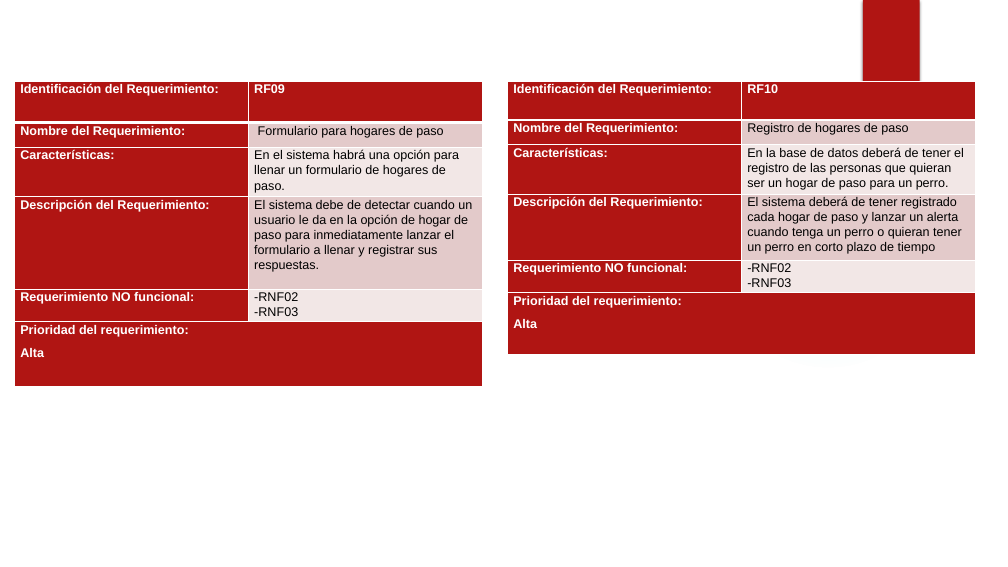
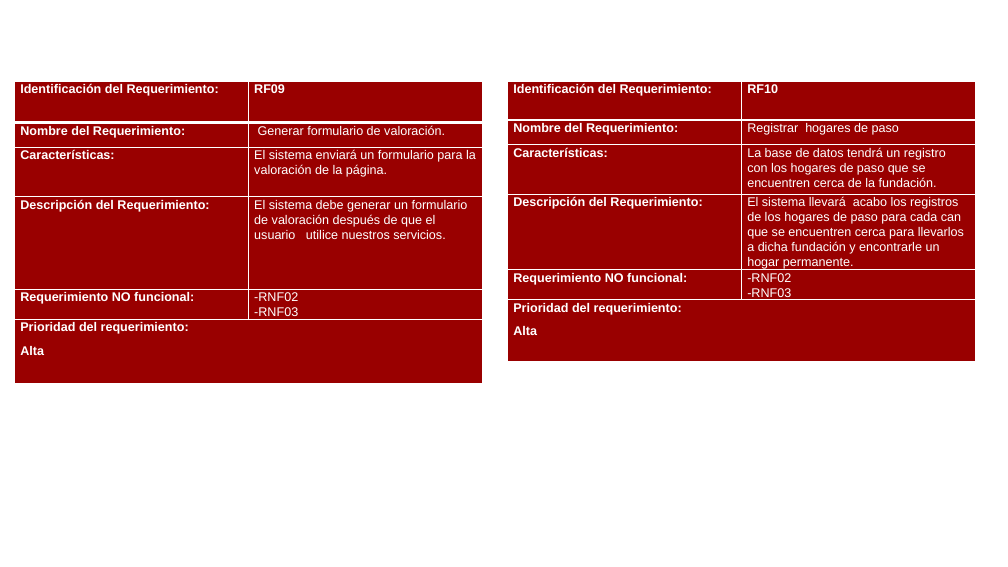
Before and after one commit to ValentinaB13/Proyecto, a slide deck: slide 22 of Guard Dogs Proyecto.pptx (slide 16 before the commit). Drawn at 1008x567 pixels with LibreOffice and Linux fonts; fonts in the diff are those of the drawing; background and template pictures are left out. Boxes give left, top, right and bottom in pixels: in the first picture for what was removed or moved away, otherwise in the second. Text is boxed around its words. In the diff, an @@ line names an element or a change of style, - is before the commit and + after.

```diff
--- a/Guard Dogs Proyecto.pptx
+++ b/Guard Dogs Proyecto.pptx
@@ rectangle removed at box(863, 0, 920, 95) @@
@@ table at box(14, 82, 482, 359) @@
-row 2, column 2: Formulario para hogares de paso
+row 2, column 2: Generar formulario de valoración.
-row 3, column 2: En el sistema habrá una opción para llenar un formulario de hogares de paso.
+row 3, column 2: El sistema enviará un formulario para la valoración de la página.
-row 4, column 2: El sistema debe de detectar cuando un usuario le da en la opción de hogar de paso para inmediatamente lanzar el formulario a llenar y registrar sus respuestas.
+row 4, column 2: El sistema debe generar un formulario de valoración después de que el usuario utilice nuestros servicios.
@@ fill #B01513 to #990000 in 7 cells @@
@@ fill #E3CACA to #990000 in 2 cells @@
@@ fill #F2E7E6 to #990000 in 2 cells @@
@@ text colour #000000 to #FFFFFF in "-RNF02 -RNF03" @@
@@ table at box(508, 82, 975, 339) @@
-row 2, column 2: Registro de hogares de paso
+row 2, column 2: Registrar hogares de paso
-row 3, column 2: En la base de datos deberá de tener el registro de las personas que quieran ser un hogar de paso para un perro.
+row 3, column 2: La base de datos tendrá un registro con los hogares de paso que se encuentren cerca de la fundación.
-row 4, column 2: El sistema deberá de tener registrado cada hogar de paso y lanzar un alerta cuando tenga un perro o quieran tener un perro en corto plazo de tiempo
+row 4, column 2: El sistema llevará acabo los registros de los hogares de paso para cada can que se encuentren cerca para llevarlos a dicha fundación y encontrarle un hogar permanente.
@@ fill #B01513 to #990000 in 7 cells @@
@@ fill #E3CACA to #990000 in 2 cells @@
@@ fill #F2E7E6 to #990000 in 2 cells @@
@@ text colour #000000 to #FFFFFF in "-RNF02 -RNF03" @@
@@ ellipse removed at box(712, 138, 944, 371) @@
```
Also in this commit, not shown: 17 other slides changed, 13 slides added, 7 slides removed.
